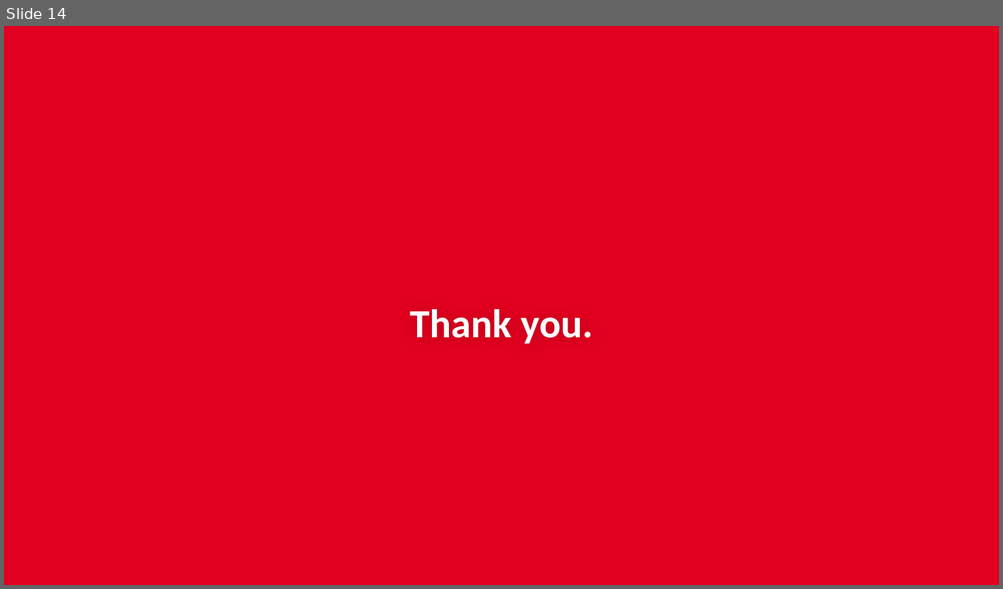
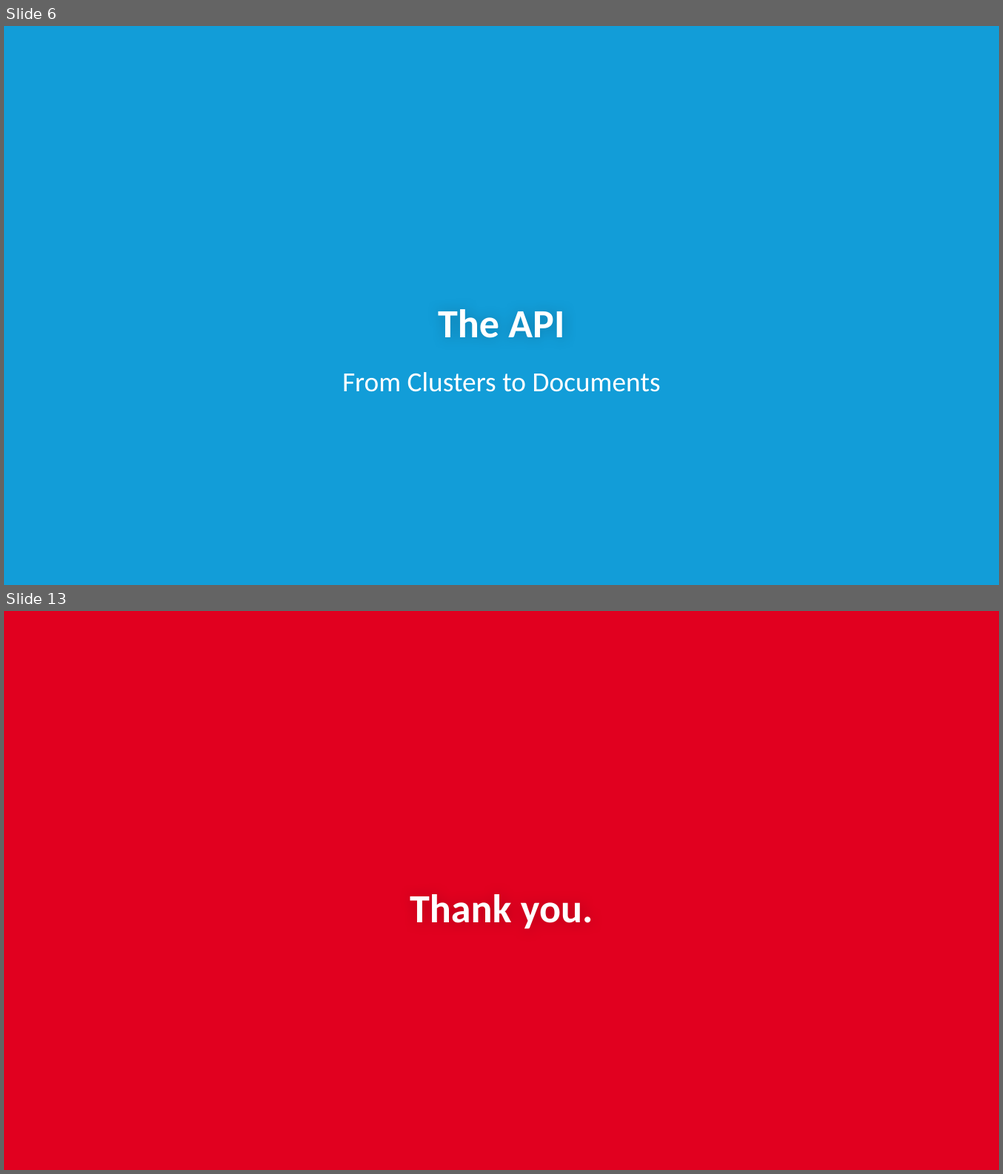
Before and after one commit to subalakr/workshop, a slide deck: server/presentations/02_SDKs.pptx. Shown one above the other, each under a label of ours: slide 14 before the commit, slides 6 and 13 after it; the slides between them are not shown. The pictures are 1003x589 and 1003x1174 pixels, drawn with LibreOffice and Linux fonts; fonts in the diff are those of the drawing; background and template pictures are left out. Boxes give left, top, right and bottom in pixels: in the first picture for what was removed or moved away, otherwise in the second. Text is boxed around its words. In the diff, an @@ line names an element or a change of style, - is before the commit and + after.

```diff
--- a/server/presentations/02_SDKs.pptx
+++ b/server/presentations/02_SDKs.pptx
@@ slide 6 added at box(4, 26, 999, 585), background #129DD8 @@
@@ title added at box(438, 309, 564, 338), 29 pt, text #FFFFFF, bold @@
+The API
@@ subtitle added at box(342, 372, 660, 392), 20 pt, text #FFFFFF @@
+From Clusters to Documents
@@ what was slide 14 is now slide 13 @@
```
Also in this commit, not shown: 12 slides changed, 11 other slides added, 2 slides removed.
